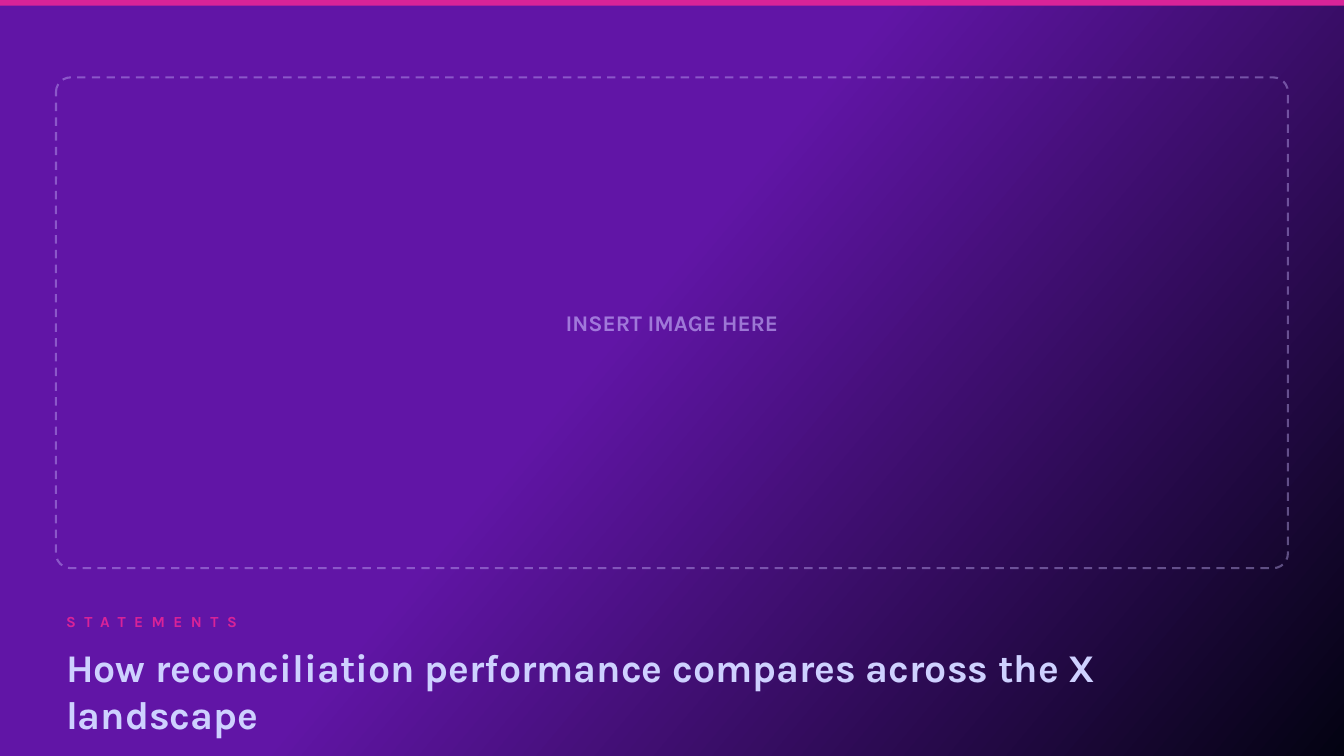
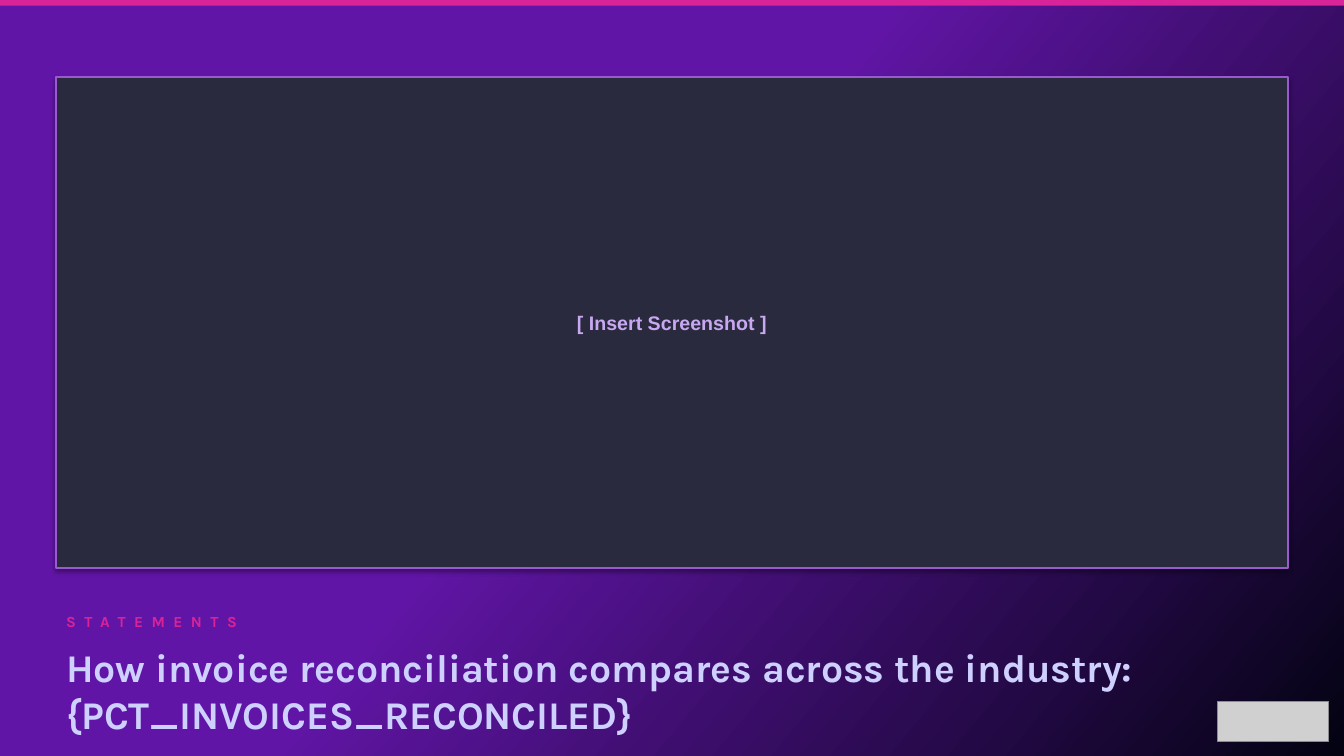
Before and after one commit to oresanniowo-beep/EBR-Gen-v2, a slide deck: slide 23 of EBR_Template.pptx. Drawn at 1344x756 pixels with LibreOffice and Linux fonts; fonts in the diff are those of the drawing; grey boxes stand for pictures. Boxes give left, top, right and bottom in pixels: in the first picture for what was removed or moved away, otherwise in the second. Text is boxed around its words. In the diff, an @@ line names an element or a change of style, - is before the commit and + after.

```diff
--- a/EBR_Template.pptx
+++ b/EBR_Template.pptx
@@ rectangle "[ Insert Screenshot ]" at (56,78,1289,569): rounded rectangle to rectangle; fill none to #2A2A3E; outline #CCBBFF 1.5 pt dashed to #9B59D0 1.5 pt; shadow on @@
@@ text in rectangle at (589,316,755,330): text changed; size 16 to 14 pt; font Karla to Arial; text colour #CCBBFF at 60% opacity to #C8A8F0 @@
-INSERT IMAGE HERE
+[ Insert Screenshot ]
@@ text at (66,654,1132,739): text changed @@
-How reconciliation performance compares across the X landscape
+How invoice reconciliation compares across the industry: {PCT_INVOICES_RECONCILED}
@@ picture added at (1218,702,1329,741) @@
```
Also in this commit, not shown: 28 other slides changed, 10 slides added, 10 slides removed.
